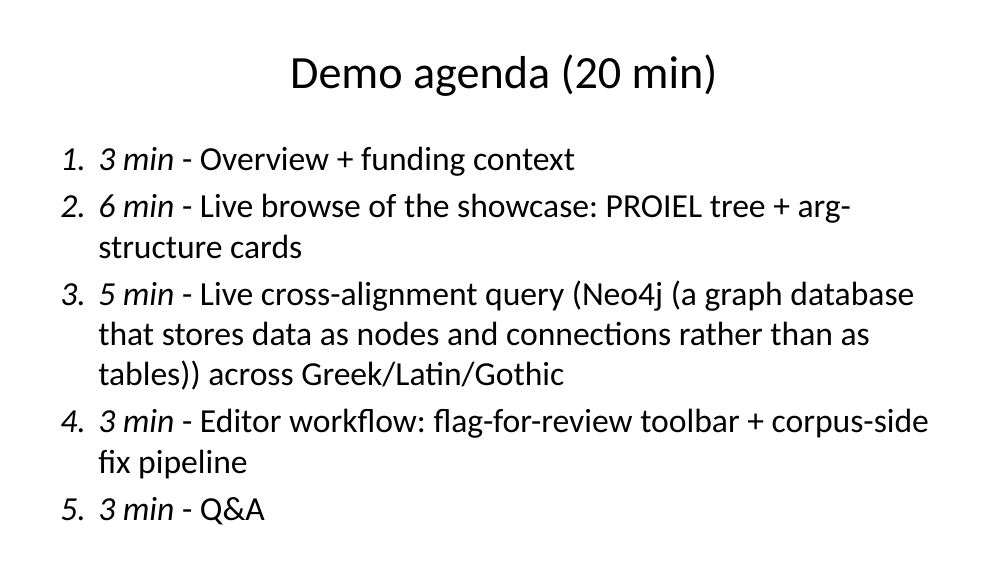
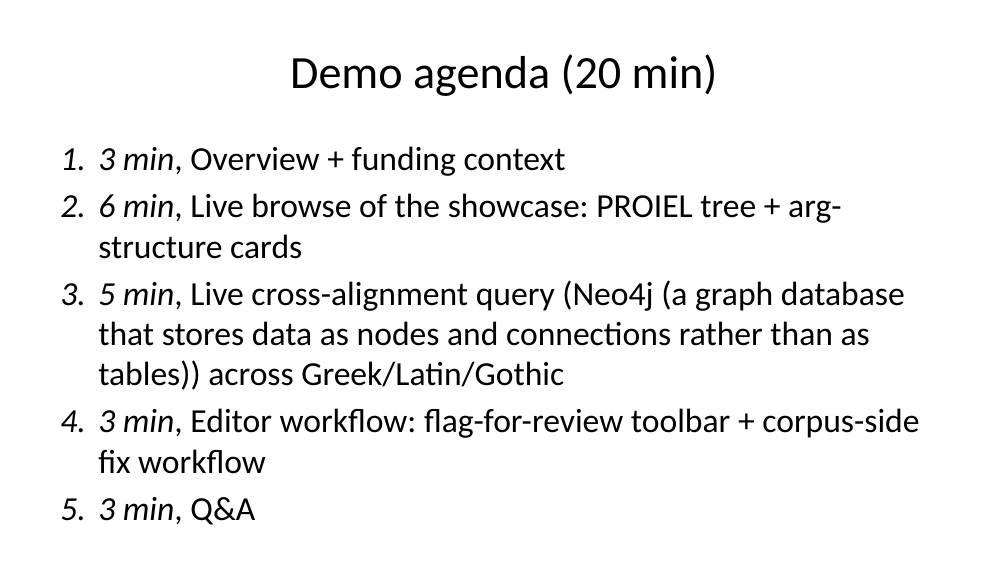
Before and after one commit to AthDGC/AthDGC.github.io, a slide deck: slide 3 of slides/lrec_demo.pptx. Drawn at 1008x567 pixels with LibreOffice and Linux fonts; fonts in the diff are those of the drawing. Boxes give left, top, right and bottom in pixels: in the first picture for what was removed or moved away, otherwise in the second. Text is boxed around its words. In the diff, an @@ line names an element or a change of style, - is before the commit and + after.

```diff
--- a/slides/lrec_demo.pptx
+++ b/slides/lrec_demo.pptx
@@ text at (x1=98, y1=146, x2=919, y2=525): text changed @@
-1. 3 min - Overview + funding context
-2. 6 min - Live browse of the showcase: PROIEL tree + arg-structure cards
-3. 5 min - Live cross-alignment query (Neo4j (a graph database that stores data as nodes and connections rather than as tables)) across Greek/Latin/Gothic
-4. 3 min - Editor workflow: flag-for-review toolbar + corpus-side fix pipeline
-5. 3 min - Q&A
+1. 3 min, Overview + funding context
+2. 6 min, Live browse of the showcase: PROIEL tree + arg-structure cards
+3. 5 min, Live cross-alignment query (Neo4j (a graph database that stores data as nodes and connections rather than as tables)) across Greek/Latin/Gothic
+4. 3 min, Editor workflow: flag-for-review toolbar + corpus-side fix workflow
+5. 3 min, Q&A
```
Also in this commit, not shown: 6 other slides changed, 23 other files.
